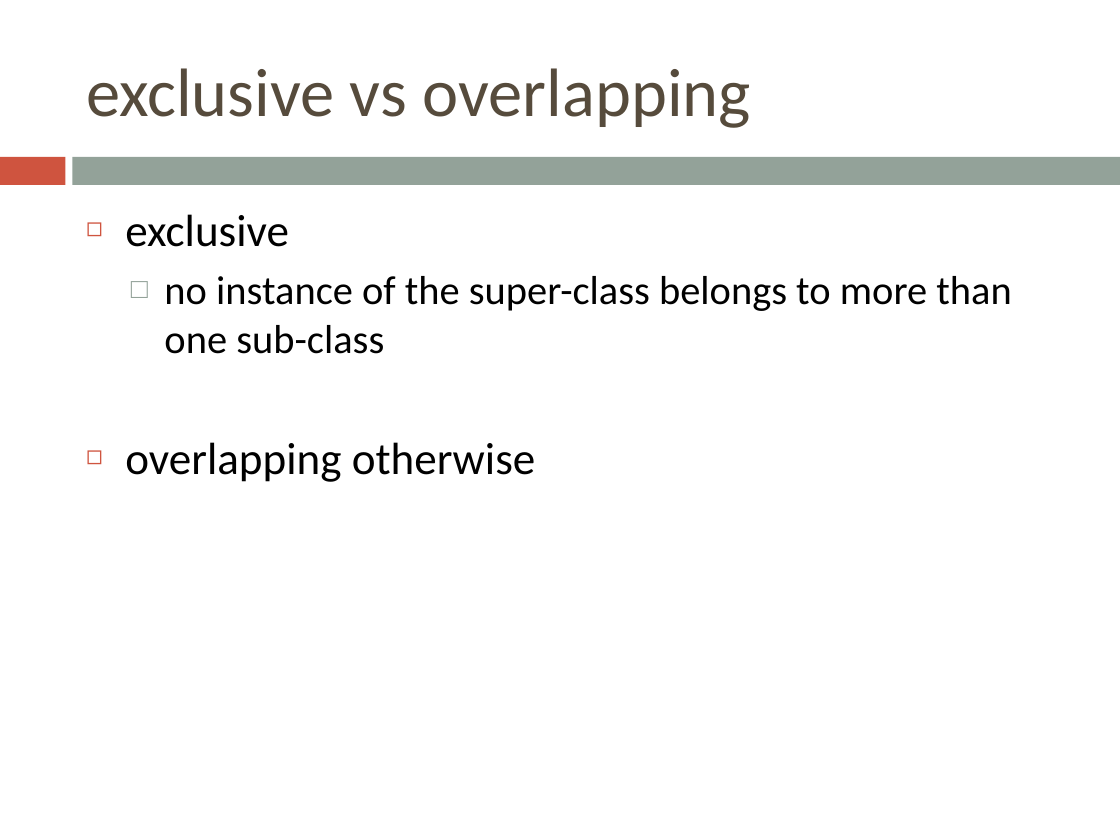
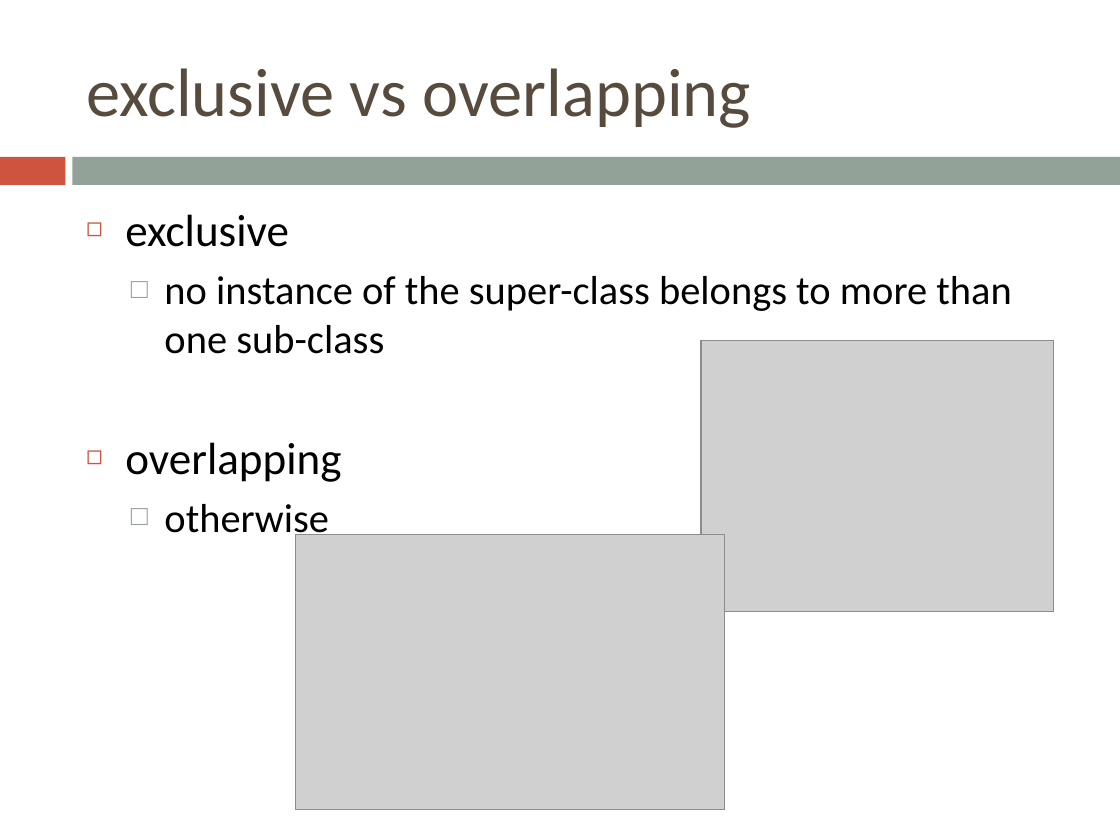
Before and after one commit to bugxd/DBTech, a slide deck: slide 19 of Assignment_4.pptx. Drawn at 1120x840 pixels with LibreOffice and Linux fonts; fonts in the diff are those of the drawing; grey boxes stand for pictures. Boxes give left, top, right and bottom in pixels: in the first picture for what was removed or moved away, otherwise in the second. Text is boxed around its words. In the diff, an @@ line names an element or a change of style, - is before the commit and + after.

Commit message:
some changes

```diff
--- a/Assignment_4.pptx
+++ b/Assignment_4.pptx
@@ picture added at (701, 340, 1054, 612) @@
@@ text at (125, 442, 341, 542): text changed @@
-◻ overlapping otherwise
+◻ overlapping
+  □ otherwise
@@ picture added at (296, 534, 725, 810) @@
```
Also in this commit, not shown: 2 other slides changed.
